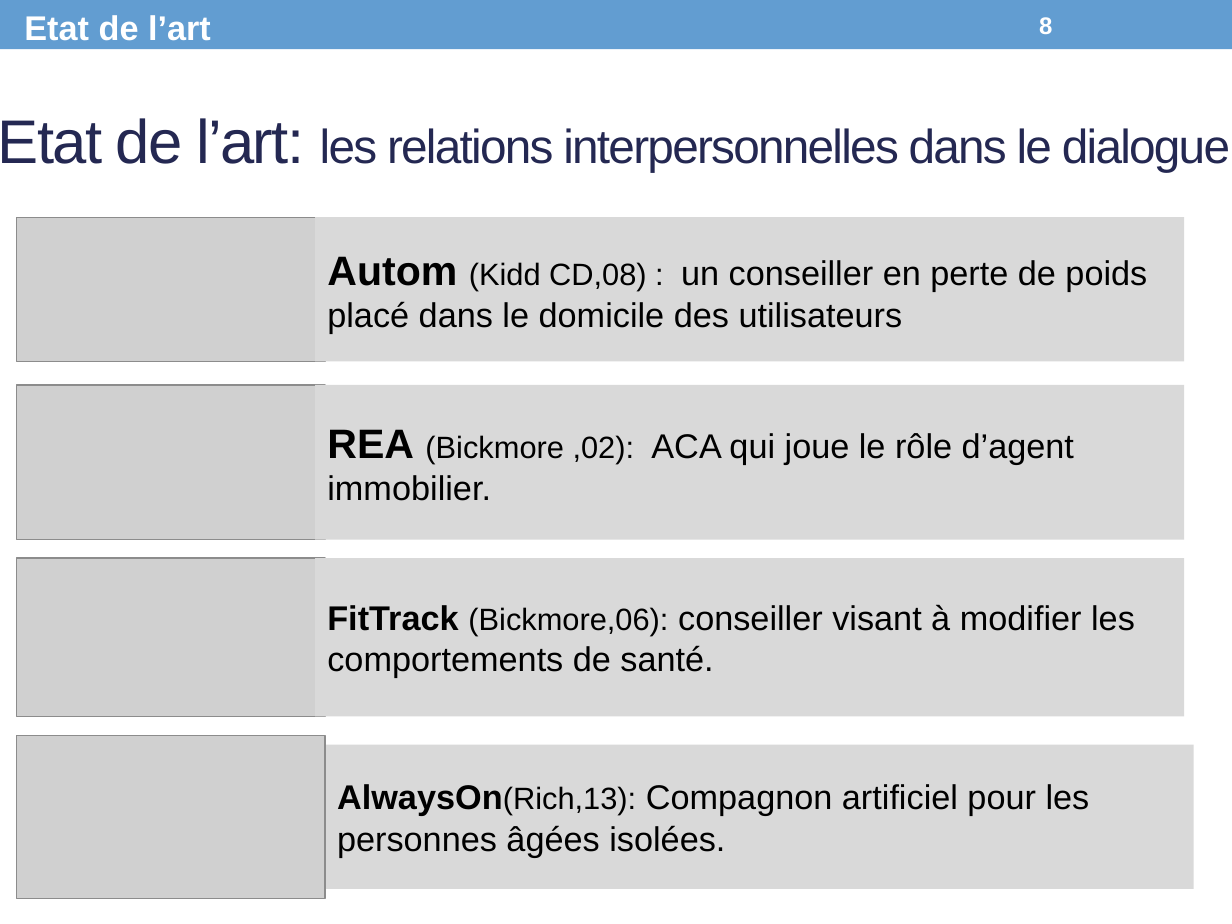
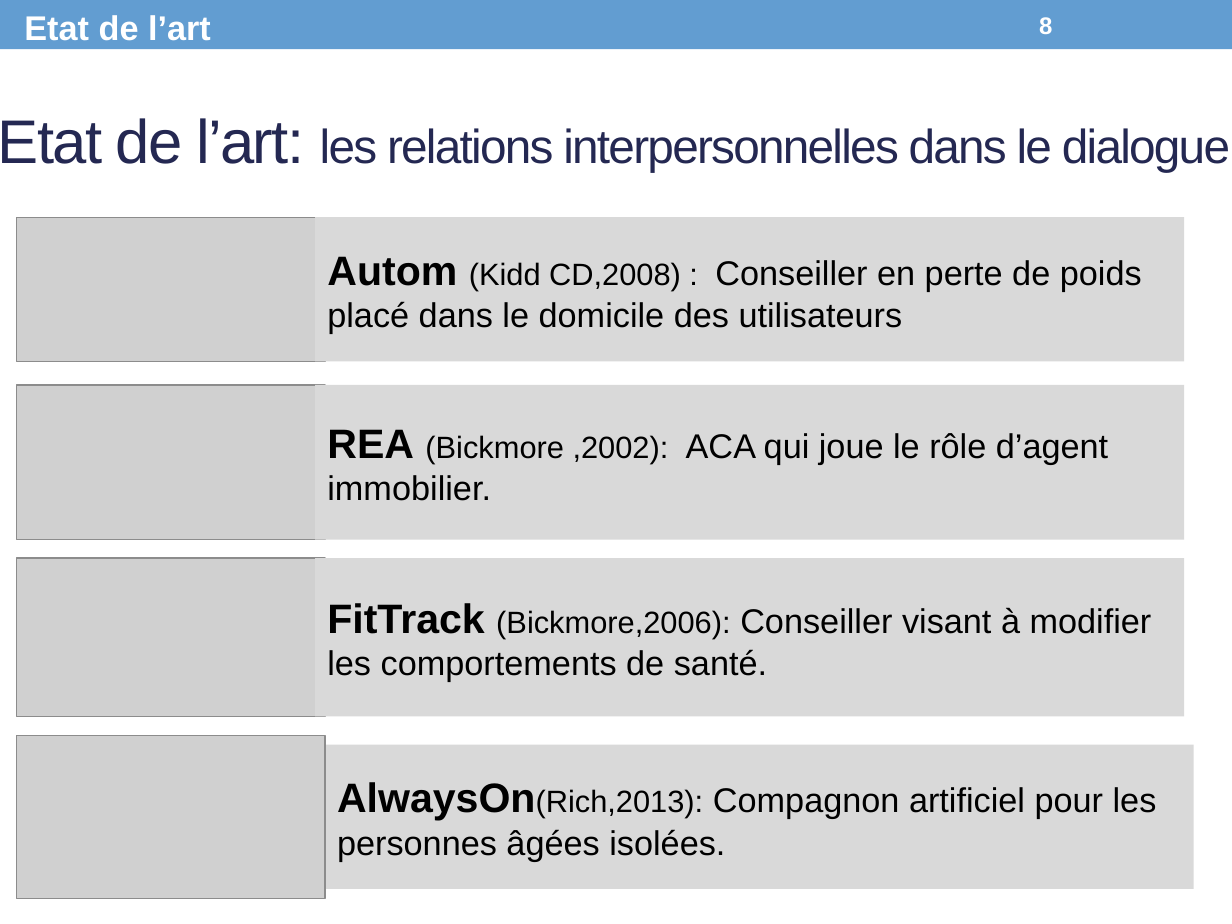
Before and after one commit to Olydia/Discolog, a slide deck: slide 8 of papers/Presentations/CPU_Presentation.pptx. Drawn at 1232x924 pixels with LibreOffice and Linux fonts; fonts in the diff are those of the drawing; grey boxes stand for pictures. Boxes give left, top, right and bottom in pixels: in the first picture for what was removed or moved away, otherwise in the second. Text is boxed around its words. In the diff, an @@ line names an element or a change of style, - is before the commit and + after.

```diff
--- a/papers/Presentations/CPU_Presentation.pptx
+++ b/papers/Presentations/CPU_Presentation.pptx
@@ text in rectangle at <box>327,256,1142,334</box>: text changed @@
-Autom (Kidd CD,08) : un conseiller en perte de poids placé dans le domicile des utilisateurs
+Autom (Kidd CD,2008) : Conseiller en perte de poids placé dans le domicile des utilisateurs
@@ text in rectangle at <box>327,429,1108,501</box>: text changed @@
-REA (Bickmore ,02): ACA qui joue le rôle d’agent immobilier.
+REA (Bickmore ,2002): ACA qui joue le rôle d’agent immobilier.
@@ text in rectangle at <box>327,603,1152,682</box>: text changed @@
-FitTrack (Bickmore,06): conseiller visant à modifier les comportements de santé.
+FitTrack (Bickmore,2006): Conseiller visant à modifier les comportements de santé.
@@ text in rectangle at <box>337,782,1157,861</box>: text changed @@
-AlwaysOn(Rich,13): Compagnon artificiel pour les personnes âgées isolées.
+AlwaysOn(Rich,2013): Compagnon artificiel pour les personnes âgées isolées.
```
Also in this commit, not shown: 11 other slides changed.
